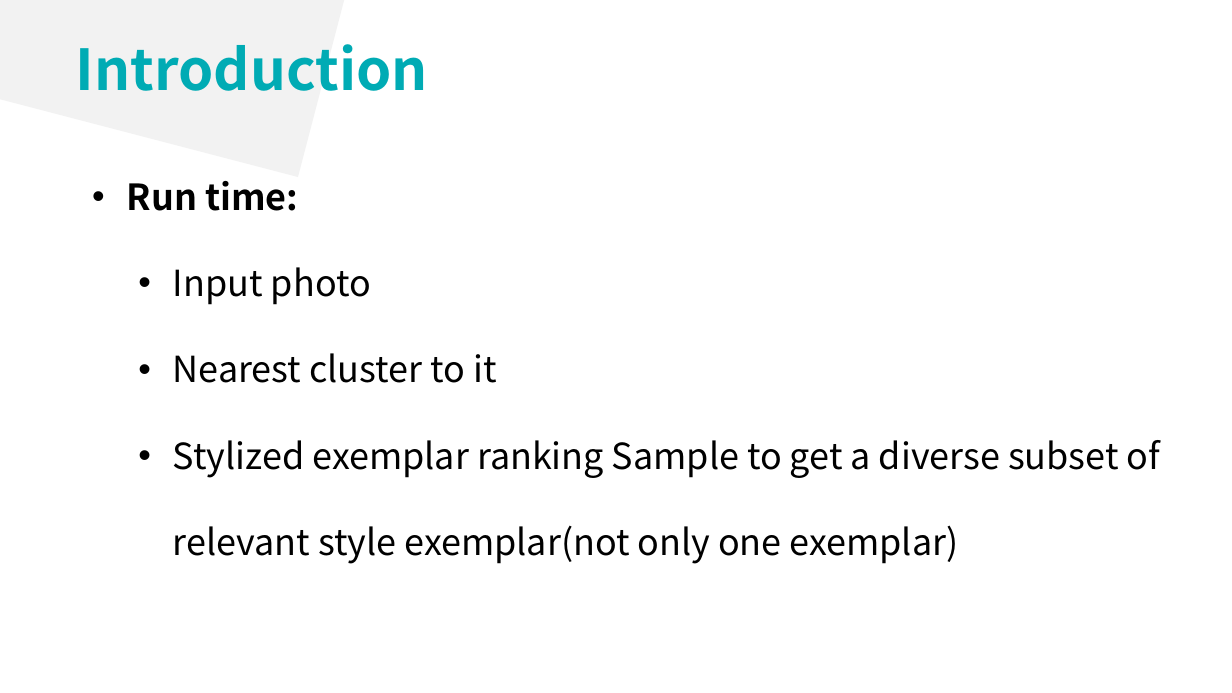
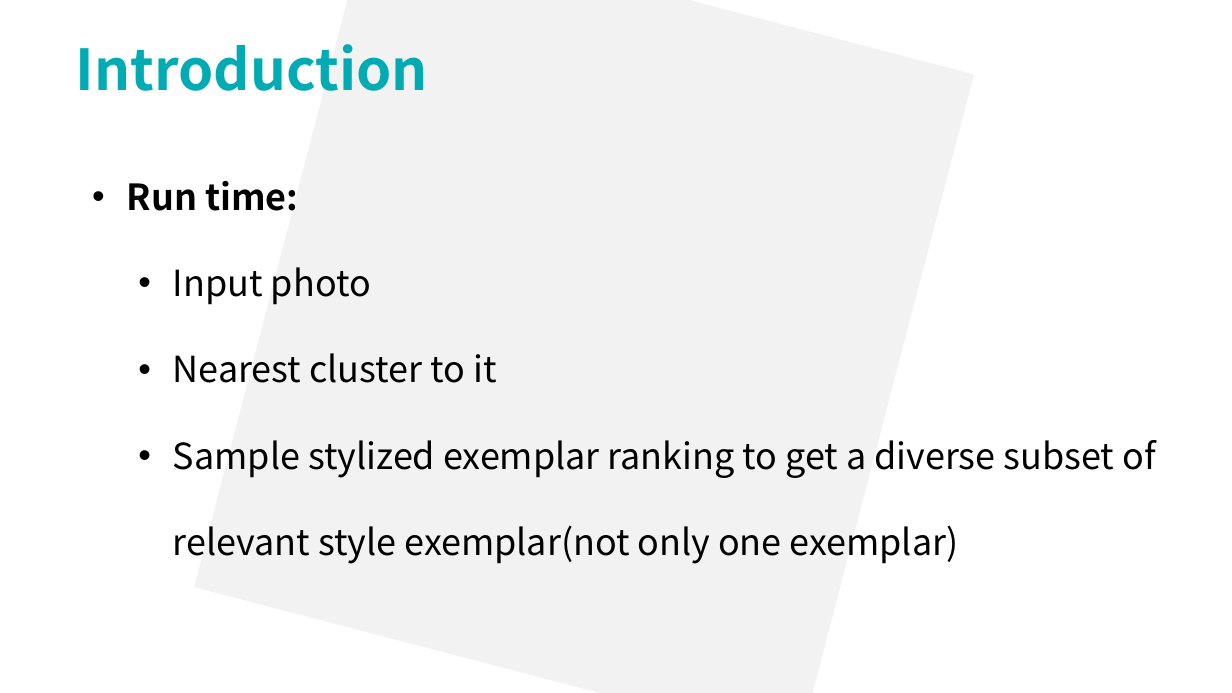
Before and after one commit to lsyoath/sheepy, a slide deck: slide 11 of ComputerVision.pptx (slide 9 before the commit). Drawn at 1232x693 pixels with LibreOffice and Linux fonts; fonts in the diff are those of the drawing. Boxes give left, top, right and bottom in pixels: in the first picture for what was removed or moved away, otherwise in the second. Text is boxed around its words. In the diff, an @@ line names an element or a change of style, - is before the commit and + after.

```diff
--- a/ComputerVision.pptx
+++ b/ComputerVision.pptx
@@ rectangle: place and size @@
-rectangle at [0, 0, 474, 177]
+rectangle at [194, 0, 975, 693]
@@ text at [173, 440, 1155, 564]: text changed @@
-  • Stylized exemplar ranking Sample to get a diverse subset of relevant style exemplar(not only one exemplar)
+  • Sample stylized exemplar ranking to get a diverse subset of relevant style exemplar(not only one exemplar)
```
Also in this commit, not shown: 8 other slides changed, 16 slides added, 1 slide removed.
